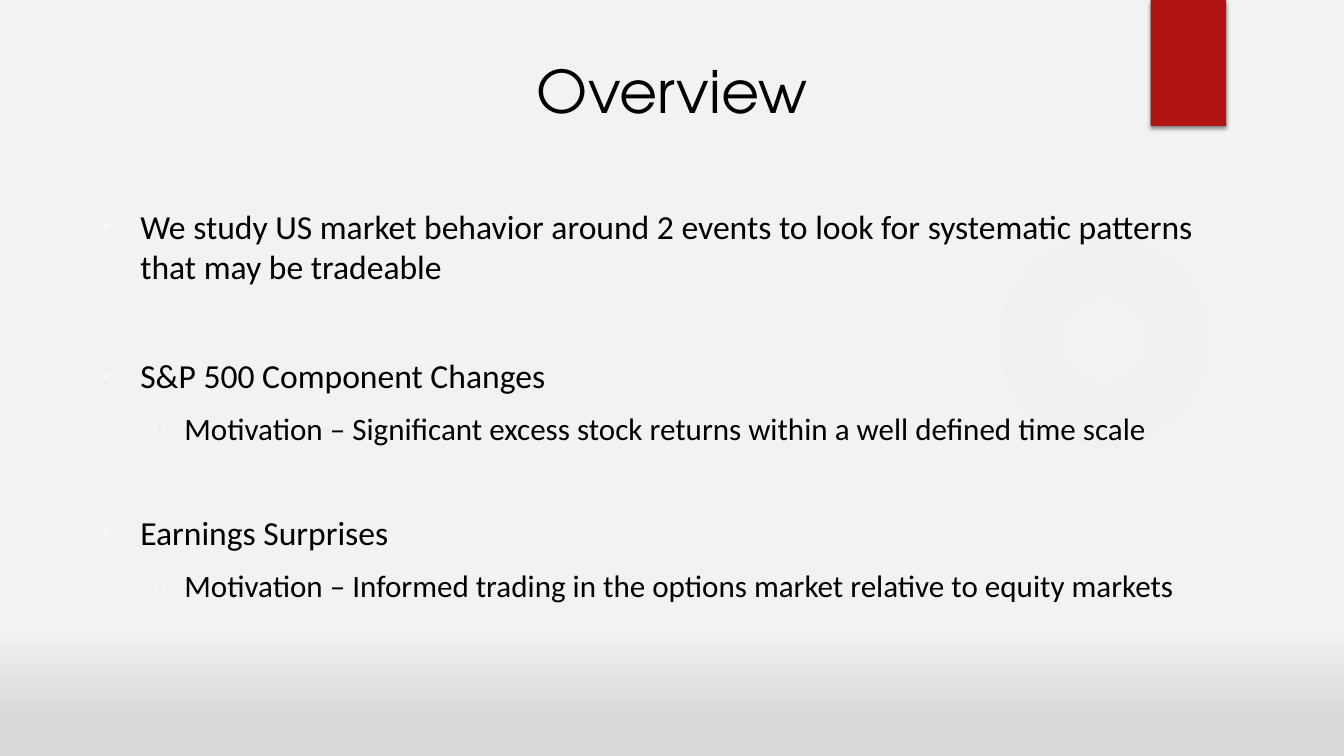
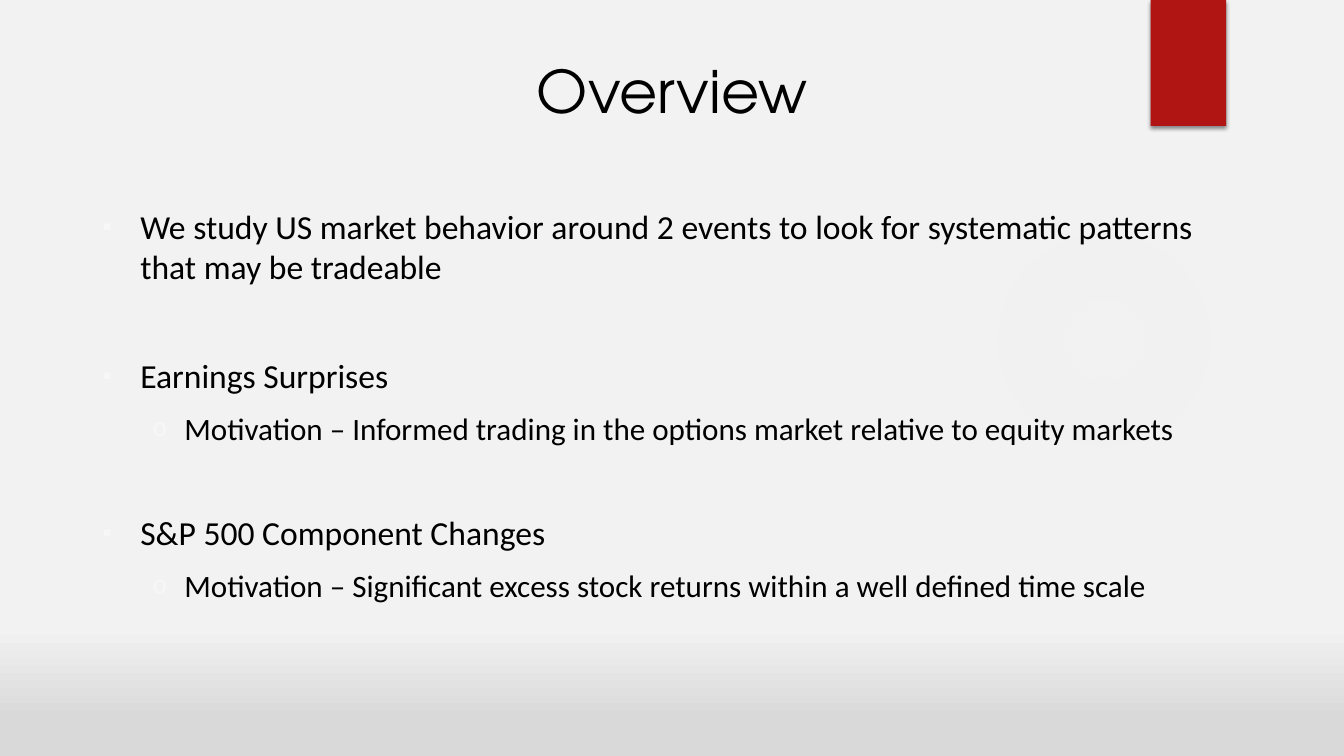
Before and after one commit to bspeice/experimental-finance, a slide deck: slide 2 of Final Project/SP500_Composition/EDF-Presentation.pptx. Drawn at 1344x756 pixels with LibreOffice and Linux fonts; fonts in the diff are those of the drawing; background and template pictures are left out. Boxes give left, top, right and bottom in pixels: in the first picture for what was removed or moved away, otherwise in the second. Text is boxed around its words. In the diff, an @@ line names an element or a change of style, - is before the commit and + after.

```diff
--- a/Final Project/SP500_Composition/EDF-Presentation.pptx
+++ b/Final Project/SP500_Composition/EDF-Presentation.pptx
@@ text at (140,365,1173,446): paragraphs added @@
+▪ Earnings Surprises
+  o Motivation – Informed trading in the options market relative to equity markets
@@ text at (140,522,1173,603): paragraphs removed @@
-▪ Earnings Surprises
-  o Motivation – Informed trading in the options market relative to equity markets
```
Also in this commit, not shown: 9 other slides changed, 1 slide added, 4 other files.
